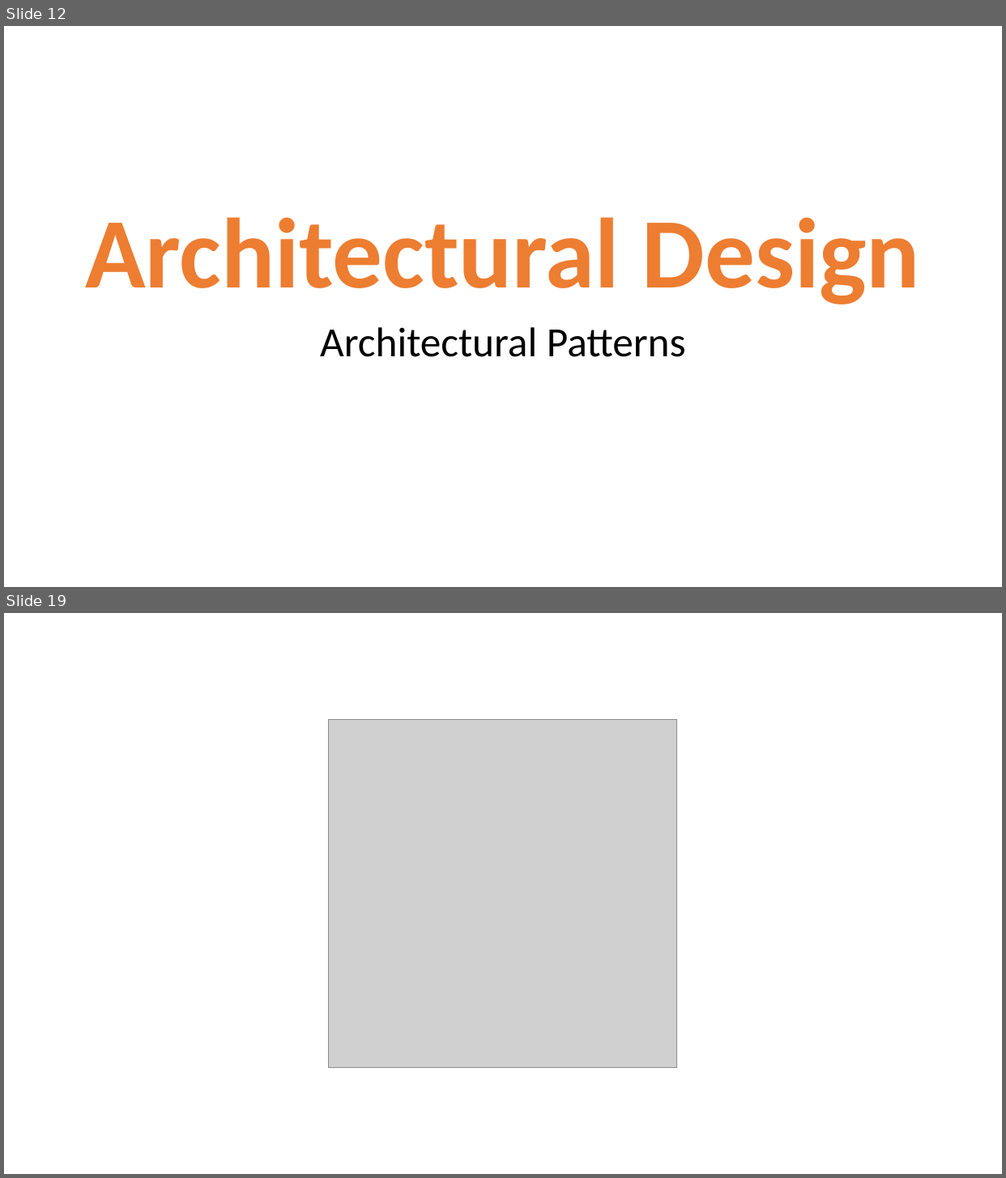
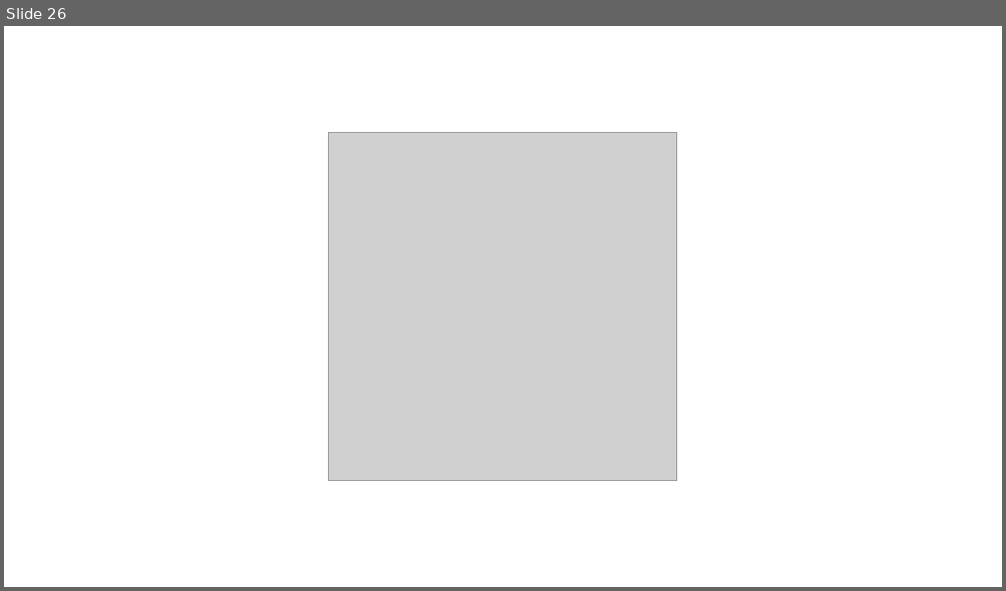
Before and after one commit to Jucer74/SoftwareArchitecture, a slide deck: Clases/04-ArchitecturalPatterns/SoftwareArchitecture-ArchitecturalPatterns.pptx. Shown one above the other, each under a label of ours: slides 12 and 19 before the commit, slide 26 after it; the slides between them are not shown. The pictures are 1006x1178 and 1006x591 pixels, drawn with LibreOffice and Linux fonts; fonts in the diff are those of the drawing; grey boxes stand for pictures; background and template pictures are left out. Boxes give left, top, right and bottom in pixels: in the first picture for what was removed or moved away, otherwise in the second. Text is boxed around its words. In the diff, an @@ line names an element or a change of style, - is before the commit and + after.

```diff
--- a/Clases/04-ArchitecturalPatterns/SoftwareArchitecture-ArchitecturalPatterns.pptx
+++ b/Clases/04-ArchitecturalPatterns/SoftwareArchitecture-ArchitecturalPatterns.pptx
@@ slide 12 removed at bbox=[4, 26, 1002, 587], background #FFFFFF @@
@@ title removed at bbox=[85, 217, 920, 305] @@
-Architectural Design
@@ subtitle removed at bbox=[320, 327, 686, 357] @@
-Architectural Patterns
@@ what was slide 19 is now slide 26 @@
```
Also in this commit, not shown: 2 slides changed, 23 slides added, 15 other slides removed.
